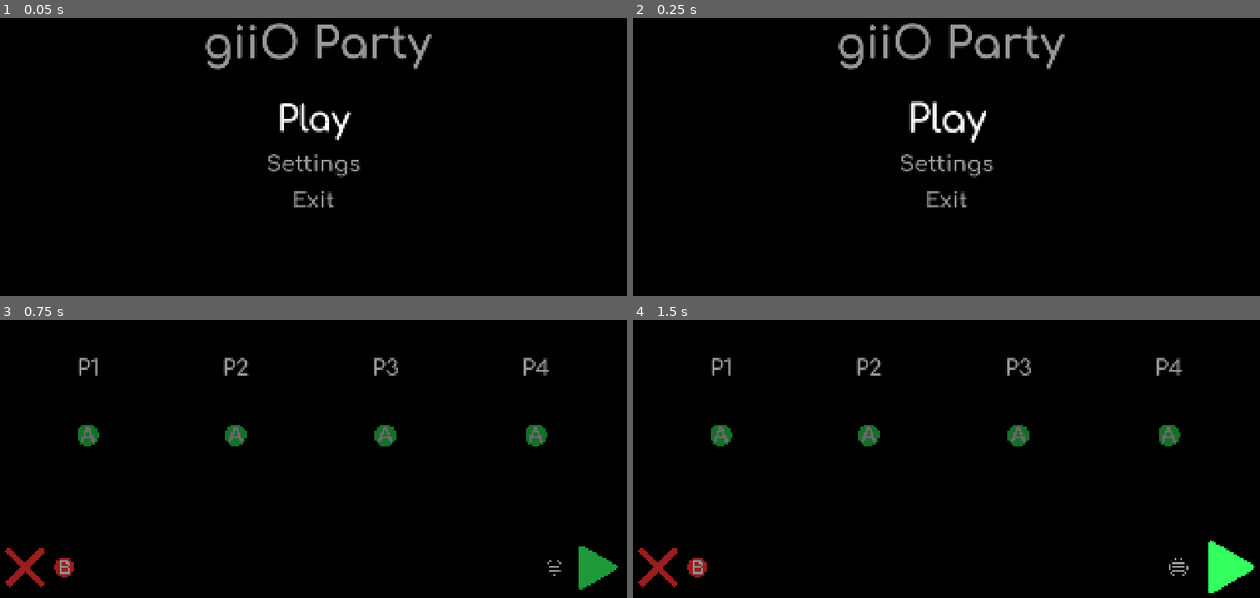
Above: before the commit, frames 1-4 (two rows, left to right).
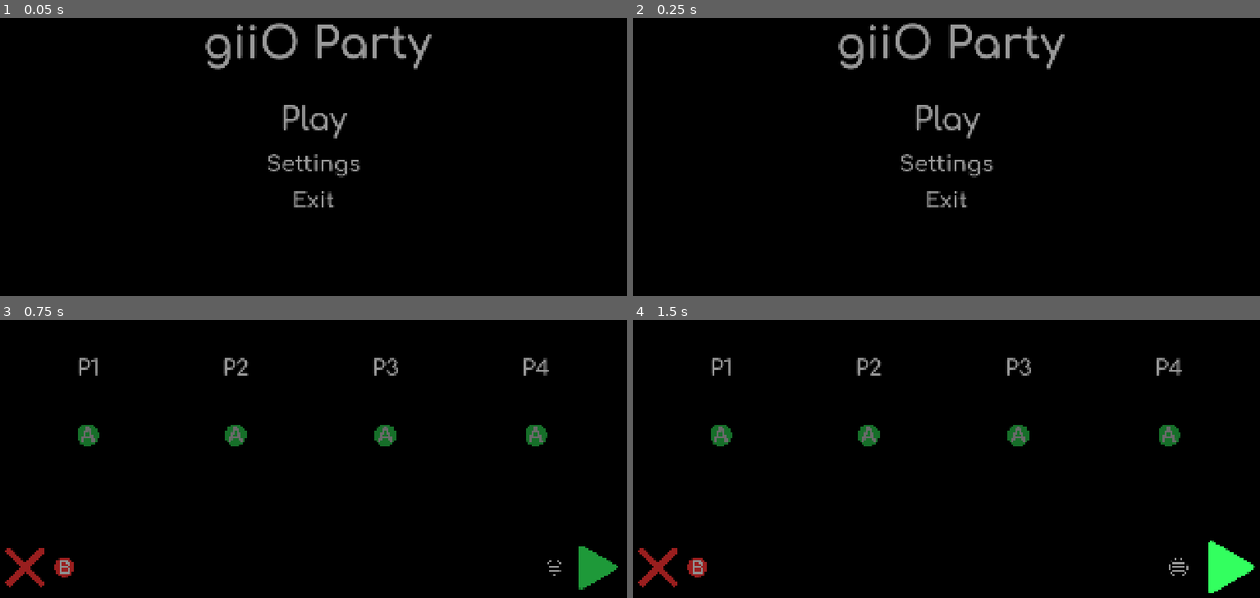
Above: after the commit, the same moments.

Repository: henrylalonde/giio_party
Game: Godot game, scene res://scenes/menus/main_menu.tscn
Same seed, same stepped clock (60 frames per second), same inputs: the game is played once before the commit and once after it.
Inputs (mouse positions are in pixels of both pictures, inside the frame that each line leads up to):
- Up to frame 1 (0.05 s): no input
- Up to frame 2 (0.25 s): no input
- Up to frame 3 (0.75 s): click "Play" at 0.5 s
- Up to frame 4 (1.5 s): click (1228, 567) at 1.25 s

The runs differ from the first frame. In frame 1, 0.6% of the frame differs, in the area x 44-57%, y 30-44%; in frame 2, 0.8%, in the area x 43-57%, y 29-45%; in frame 3, nothing differs; in frame 4, nothing differs.

Commit message:
straight up awesome minigame beginnings

Diff:
--- a/resources/shaders/color_changer.gdshader
+++ b/resources/shaders/color_changer.gdshader
@@ -33,6 +33,7 @@
 	vec3 target_color = input_color_hsv;
 	target_color.x += is_magenta * (player_color_hsv.x - input_color_hsv.x);
 	target_color.y += magenta_distance * (player_color_hsv.y - input_color_hsv.y);
+	target_color.z += magenta_distance * (player_color_hsv.z - input_color_hsv.z);
 	target_color = hsv2rgb(target_color);
 
 	COLOR = vec4(target_color, input_color.a);
--- a/scenes/autoloads/player_data.gd
+++ b/scenes/autoloads/player_data.gd
@@ -4,5 +4,5 @@
 @export var joined: bool = false
 @export var color: Color = Color.WHITE
 @export var shape: CompressedTexture2D = load("res://assets/player-markers/circle.svg")
-
+@export var device: int = 0
 @export var score: int = 0
--- a/scenes/menus/local-menu/local_lobby.gd
+++ b/scenes/menus/local-menu/local_lobby.gd
@@ -1,6 +1,7 @@
 extends Control
 
 var main_menu: PackedScene = load("res://scenes/menus/main_menu.tscn")
+var game_scene: PackedScene = load("res://scenes/minigames/space-race/space_race.tscn")
 var lobby_player: PackedScene = load("res://scenes/menus/local-menu/lobby_player.tscn")
 
 @onready var player_container: HBoxContainer = $HBoxContainer
@@ -46,6 +47,7 @@
 		PlayerSheet.players[id].joined = true
 		PlayerSheet.players[id].color = player.color
 		PlayerSheet.players[id].shape = player.shape
+		PlayerSheet.players[id].device = id
 		PlayerSheet.players[id].score = 0
 		player_count += 1
 
@@ -53,6 +55,7 @@
 		print("You can't play with only " + str(player_count) + " players!")
 	else:
 		print("Game Started")
+		get_tree().change_scene_to_packed(game_scene)
 
 
 func exit_to_main_menu() -> void:
--- a/scenes/menus/local-menu/local_lobby.tscn
+++ b/scenes/menus/local-menu/local_lobby.tscn
@@ -70,6 +70,7 @@
 grow_vertical = 2
 scale = Vector2(0.5, 0.5)
 pivot_offset = Vector2(128, 128)
+mouse_filter = 2
 texture = ExtResource("4_tmuta")
 
 [node name="StartButton" parent="." instance=ExtResource("2_wdsk0")]
@@ -106,4 +107,5 @@
 grow_vertical = 2
 scale = Vector2(0.35, 0.35)
 pivot_offset = Vector2(128, 128)
+mouse_filter = 2
 texture = ExtResource("6_31ccc")
--- a/scenes/menus/main_menu.gd
+++ b/scenes/menus/main_menu.gd
@@ -7,6 +7,8 @@
 @onready var exit_button: Button = $Exit
 
 func _ready() -> void:
-	play_button.grab_focus()
+	if Input.get_connected_joypads():
+		play_button.grab_focus()
+
 	play_button.pressed.connect(func (): get_tree().change_scene_to_packed(local_lobby))
 	exit_button.pressed.connect(get_tree().quit)
--- /dev/null
+++ b/scenes/minigames/space-race/space_race.gd
@@ -0,0 +1,20 @@
+extends Node2D
+
+@onready var starting_positions: Array[Marker2D] = [
+	$StartingPositions/P1,
+	$StartingPositions/P2,
+	$StartingPositions/P3,
+	$StartingPositions/P4
+]
+var ship_scene: PackedScene = load("res://scenes/minigames/space-race/space_ship.tscn")
+
+func _ready() -> void:
+	for player in PlayerSheet.players:
+		if not player.joined:
+			continue
+		var new_ship: SpaceRaceShip = ship_scene.instantiate()
+		new_ship.color = player.color
+		new_ship.shape = player.shape
+		new_ship.device = player.device
+		new_ship.global_position = starting_positions[player.device].global_position
+		add_child(new_ship)
--- a/scenes/minigames/space-race/earth_to_space.tscn
+++ b/scenes/minigames/space-race/space_race.tscn
@@ -1,7 +1,7 @@
 [gd_scene load_steps=6 format=3 uid="uid://fsl150oh0ihx"]
 
-[ext_resource type="Material" uid="uid://c6kokgunt7k46" path="res://resources/shaders/color_changer.tres" id="1_7nopa"]
-[ext_resource type="PackedScene" uid="uid://cpmxdygbhytfk" path="res://scenes/minigames/space-race/space_ship.tscn" id="1_bmknr"]
+[ext_resource type="Script" uid="uid://gwhoifb827mt" path="res://scenes/minigames/space-race/space_race.gd" id="1_gxr1l"]
+[ext_resource type="Material" uid="uid://c6kokgunt7k46" path="res://resources/shaders/color_changer.tres" id="2_ooemc"]
 
 [sub_resource type="WorldBoundaryShape2D" id="WorldBoundaryShape2D_l3bde"]
 
@@ -12,27 +12,33 @@
 gradient = SubResource("Gradient_l3bde")
 fill_from = Vector2(1, 1)
 
-[node name="EarthToSpace" type="Node2D"]
-
-[node name="Camera2D" type="Camera2D" parent="."]
-zoom = Vector2(0.5, 0.5)
+[node name="SpaceRace" type="Node2D"]
+script = ExtResource("1_gxr1l")
 
 [node name="StaticBody2D" type="StaticBody2D" parent="."]
-position = Vector2(956, 982)
+position = Vector2(0, 982)
 
 [node name="CollisionShape2D" type="CollisionShape2D" parent="StaticBody2D"]
 shape = SubResource("WorldBoundaryShape2D_l3bde")
 
 [node name="Sprite2D" type="Sprite2D" parent="StaticBody2D"]
-material = ExtResource("1_7nopa")
+material = ExtResource("2_ooemc")
 instance_shader_parameters/player_color = Color(0.84599996, 1, 0.78, 1)
 position = Vector2(739.50024, 474.00003)
 scale = Vector2(200.07814, 15.031249)
 texture = SubResource("GradientTexture2D_7nopa")
 
-[node name="SpaceShip1" parent="." instance=ExtResource("1_bmknr")]
-position = Vector2(-1453, 689)
+[node name="StartingPositions" type="Node2D" parent="."]
+position = Vector2(0, 882)
 
-[node name="SpaceShip2" parent="." instance=ExtResource("1_bmknr")]
-position = Vector2(-572, 682)
-device = 1
+[node name="P1" type="Marker2D" parent="StartingPositions"]
+position = Vector2(384, 0)
+
+[node name="P2" type="Marker2D" parent="StartingPositions"]
+position = Vector2(768, 0)
+
+[node name="P3" type="Marker2D" parent="StartingPositions"]
+position = Vector2(1152, 0)
+
+[node name="P4" type="Marker2D" parent="StartingPositions"]
+position = Vector2(1536, 0)
--- a/scenes/minigames/space-race/space_ship.gd
+++ b/scenes/minigames/space-race/space_ship.gd
@@ -1,6 +1,9 @@
+class_name SpaceRaceShip
 extends RigidBody2D
 
 @export_range(0, 3) var device: int = 0
+@export var color: Color = Color.BLACK
+@export var shape: CompressedTexture2D = load("res://assets/player-markers/circle.svg")
 
 @onready var left_thruster_point: Node2D = $LeftThrusterPoint
 @onready var right_thruster_point: Node2D = $RightThrusterPoint
@@ -9,6 +12,9 @@
 @onready var left_smoke: GPUParticles2D = $LeftThrusterPoint/LeftSmoke
 @onready var right_smoke: GPUParticles2D = $RightThrusterPoint/RightSmoke
 
+@onready var shuttle_sprite: Sprite2D = $ShuttleSprite
+@onready var shape_sprite: Sprite2D = $ShapeSprite
+
 
 func _ready() -> void:
 	left_smoke.emitting = true
@@ -16,6 +22,11 @@
 
 	left_smoke.amount_ratio = 0.0
 	right_smoke.amount_ratio = 0.0
+
+	shape_sprite.texture = shape
+	shuttle_sprite.set_instance_shader_parameter("player_color", color)
+	shape_sprite.set_instance_shader_parameter("player_color", color)
+
 
 func _physics_process(delta: float) -> void:
 	var left_trigger = Input.get_joy_axis(device, JOY_AXIS_TRIGGER_LEFT)
--- a/scenes/minigames/space-race/space_ship.tscn
+++ b/scenes/minigames/space-race/space_ship.tscn
@@ -1,8 +1,9 @@
-[gd_scene load_steps=14 format=3 uid="uid://cpmxdygbhytfk"]
+[gd_scene load_steps=15 format=3 uid="uid://cpmxdygbhytfk"]
 
 [ext_resource type="Script" uid="uid://3i3erx6uxrbb" path="res://scenes/minigames/space-race/space_ship.gd" id="1_7mrdi"]
 [ext_resource type="Material" uid="uid://c6kokgunt7k46" path="res://resources/shaders/color_changer.tres" id="2_24yny"]
 [ext_resource type="Texture2D" uid="uid://mqwmc5q0v5u4" path="res://assets/space-icons/space-shuttle.svg" id="2_u74vo"]
+[ext_resource type="Texture2D" uid="uid://dqrueosqu5dij" path="res://assets/player-markers/circle.svg" id="4_24yny"]
 
 [sub_resource type="Gradient" id="Gradient_u74vo"]
 offsets = PackedFloat32Array(0.5650794, 0.62857145)
@@ -83,10 +84,17 @@
 fixed_fps = 60
 process_material = SubResource("ParticleProcessMaterial_87xha")
 
-[node name="Sprite2D" type="Sprite2D" parent="."]
+[node name="CollisionShape2D" type="CollisionShape2D" parent="."]
+shape = SubResource("CapsuleShape2D_u74vo")
+
+[node name="ShuttleSprite" type="Sprite2D" parent="."]
 material = ExtResource("2_24yny")
-instance_shader_parameters/player_color = Color(1, 0.64, 0.6, 1)
+instance_shader_parameters/player_color = Color(0.83, 0.55319494, 0.2573, 1)
 texture = ExtResource("2_u74vo")
 
-[node name="CollisionShape2D" type="CollisionShape2D" parent="."]
-shape = SubResource("CapsuleShape2D_u74vo")
+[node name="ShapeSprite" type="Sprite2D" parent="."]
+material = ExtResource("2_24yny")
+instance_shader_parameters/player_color = Color(0.83137256, 0.5529412, 0.25882354, 1)
+position = Vector2(0, 122)
+scale = Vector2(0.25, 0.25)
+texture = ExtResource("4_24yny")
Not shown, added: scenes/minigames/space-race/space_race.gd.uid
